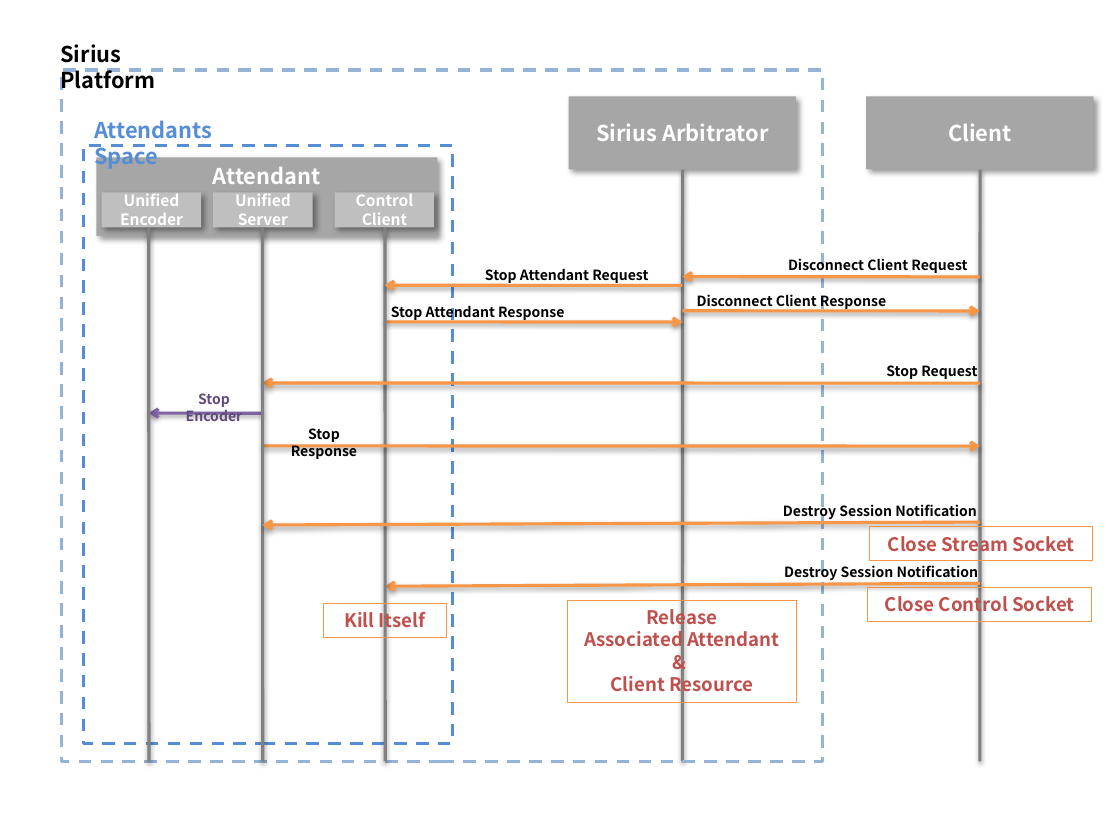
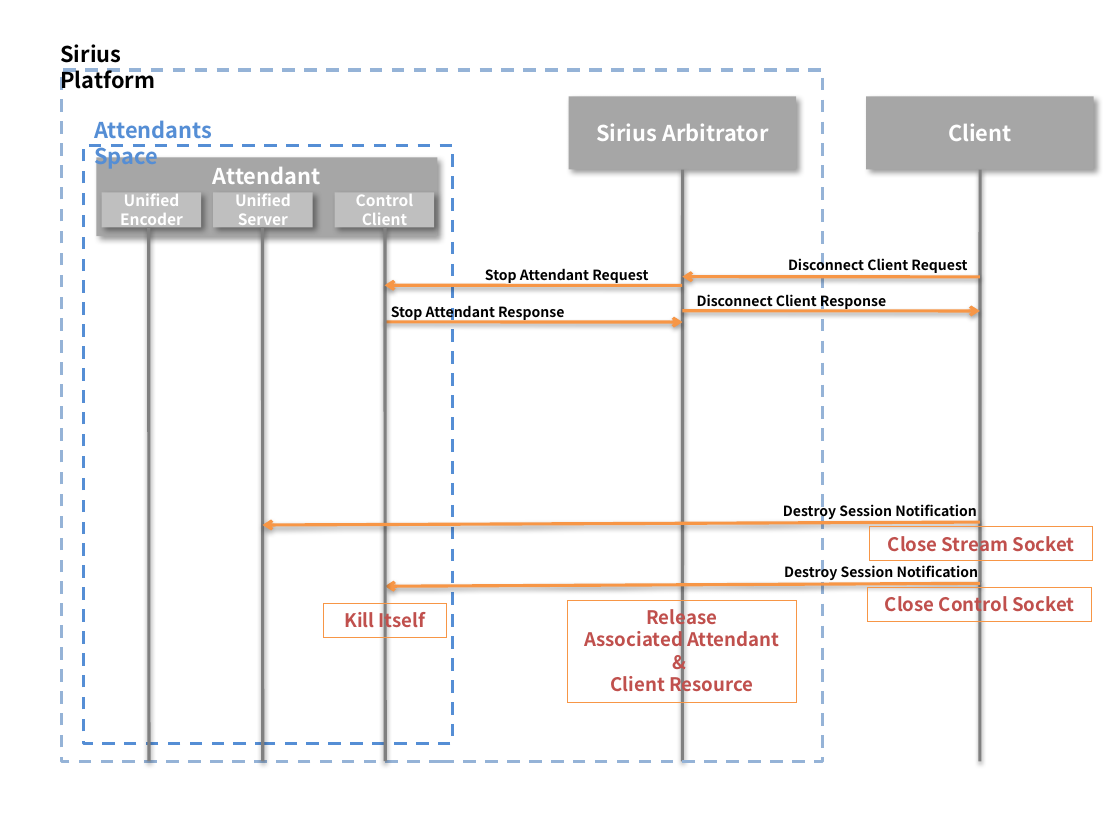
Before and after one commit to nemeyes/sirius, a slide deck: slide 5 of @artifact/sirius_diagram.pptx. Drawn at 1120x840 pixels with LibreOffice and Linux fonts; fonts in the diff are those of the drawing. Boxes give left, top, right and bottom in pixels: in the first picture for what was removed or moved away, otherwise in the second. Text is boxed around its words. In the diff, an @@ line names an element or a change of style, - is before the commit and + after.

```diff
--- a/@artifact/sirius_diagram.pptx
+++ b/@artifact/sirius_diagram.pptx
@@ arrow removed from (980, 383) to (262, 383) @@
@@ text removed at (886, 365, 977, 379) @@
-Stop Request
@@ arrow removed from (262, 413) to (149, 413) @@
@@ text removed at (186, 393, 243, 421) @@
-Stop Encoder
@@ arrow removed from (262, 446) to (980, 446) @@
@@ text removed at (291, 428, 357, 460) @@
-Stop Response
```
Also in this commit, not shown: 2 other files.
